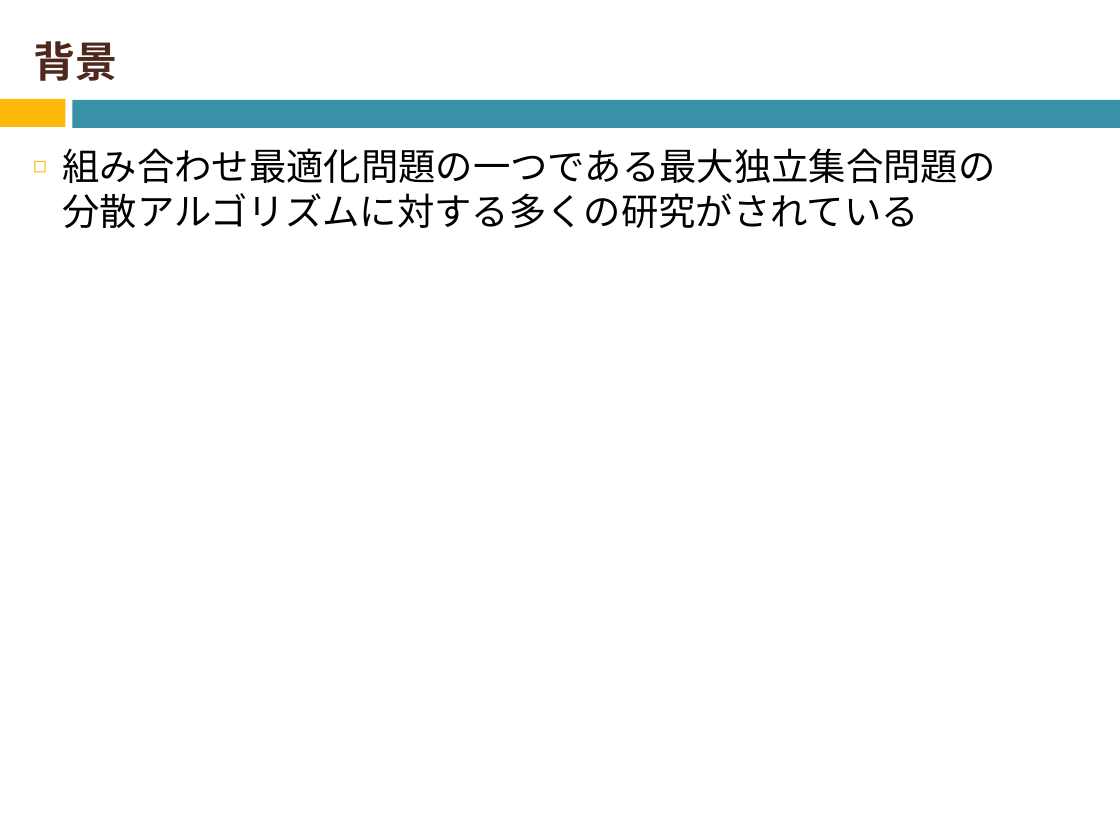
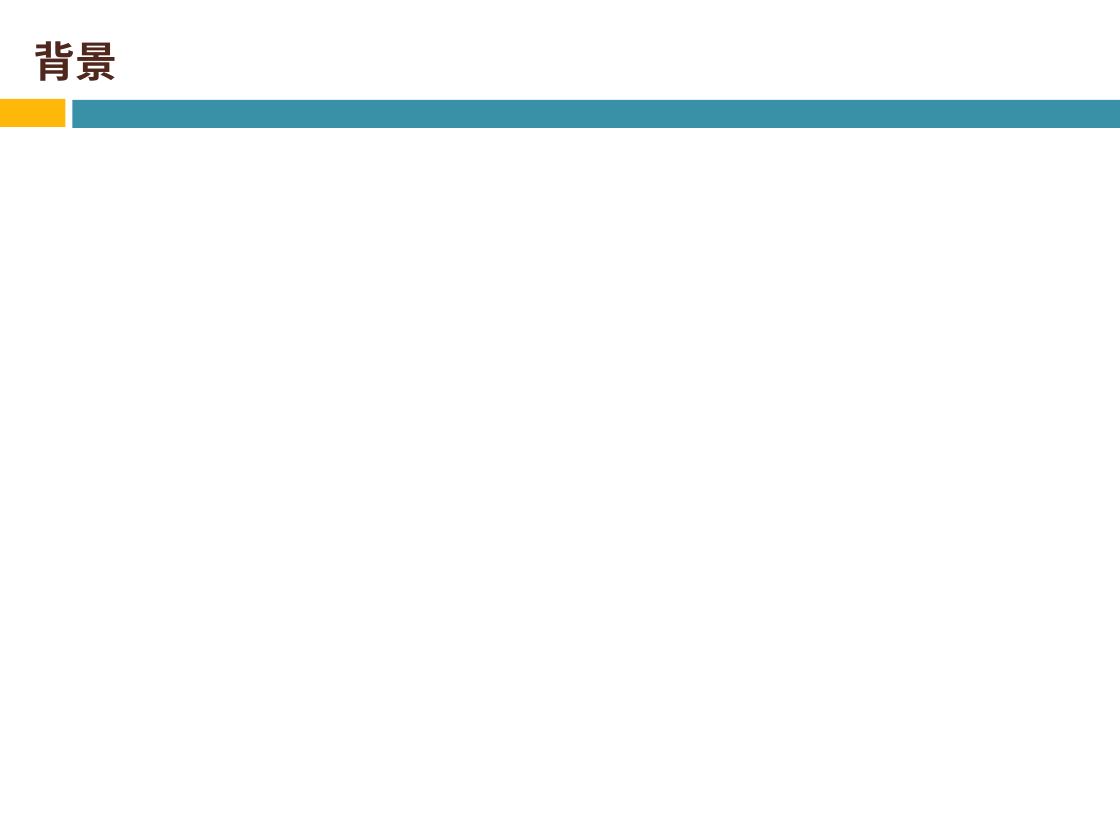
Before and after one commit to Izulabo-nitech/Distributed_Complexity_of_k-Maximal_Independent_Set_Verification, a slide deck: slide 8 of chukan/chukan2020_sato.pptx. Drawn at 1120x840 pixels with LibreOffice and Linux fonts; fonts in the diff are those of the drawing; grey boxes stand for pictures. Boxes give left, top, right and bottom in pixels: in the first picture for what was removed or moved away, otherwise in the second. Text is boxed around its words. In the diff, an @@ line names an element or a change of style, - is before the commit and + after.

Commit message:
背景の部分おおよそ完成

```diff
--- a/chukan/chukan2020_sato.pptx
+++ b/chukan/chukan2020_sato.pptx
@@ text removed at <box>62,148,995,228</box> @@
-◻ 組み合わせ最適化問題の一つである最大独立集合問題の
-  分散アルゴリズムに対する多くの研究がされている
```
Also in this commit, not shown: 4 other slides changed, 6 slides added, 1 slide removed.
